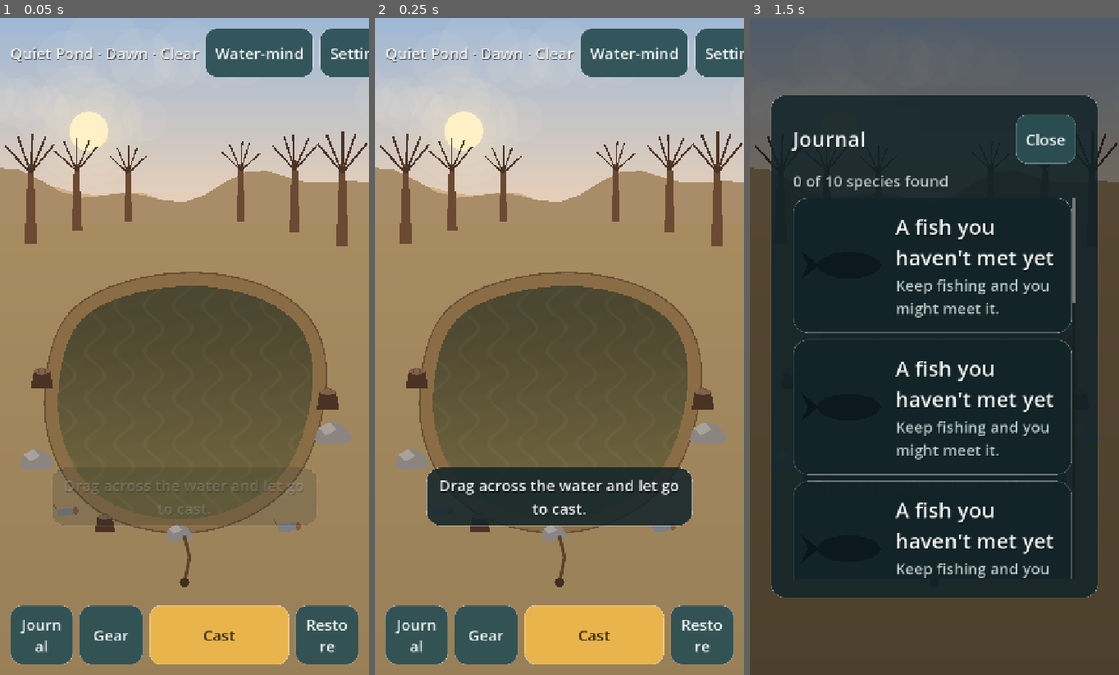
Above: before the commit, frames 1-3 (left to right).
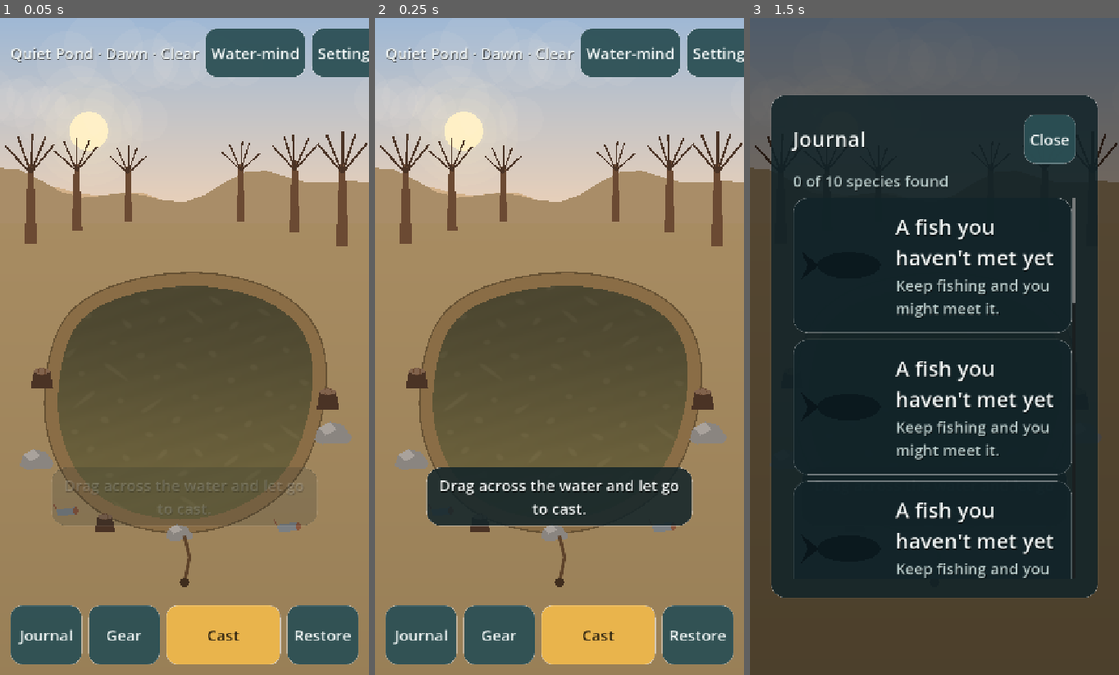
Above: after the commit, the same moments.

Repository: jeiel85/ripple-garden
Game: Godot game, scene res://world/game_root.tscn
The game is run twice, just before and just after one commit, with the same random seed, the same clock (stepped at 60 frames per second) and the same inputs.
Inputs (mouse positions are in pixels of both pictures, inside the frame that each line leads up to):
- Up to frame 1 (0.05 s): no input
- Up to frame 2 (0.25 s): no input
- Up to frame 3 (1.5 s): click "Journal" at 0.5 s; tap Enter at 1.25 s; drag from (934, 346) to (971, 201) at 1.27 s

The runs differ from the first frame. In frame 1, 2.9% of the frame differs, in the area x 4-100%, y 1-99%; in frame 2, 2.9%; in frame 3, 0.3%.

Commit message:
fix(ui): 하단 버튼 단어 중간 줄바꿈 해소, 수면 반짝임을 흩어진 점으로
Android 실기동(1080x2400)에서 Journal/Restore가 단어 중간에서 줄바꿈됨 → 버튼 좌우 여백 20→12, 낚시 버튼 비율 2.2→1.6.
큰 화면에서 규칙적인 물결 줄무늬가 눈에 띔 → 교차하는 두 파동의 곱으로 흩어진 반짝임.

Co-Authored-By: Claude Sonnet 5.5 <noreply@anthropic.com>

Diff:
--- a/godot/ui/hud.gd
+++ b/godot/ui/hud.gd
@@ -87,7 +87,7 @@
 	gear_button = UiKit.button(tr("ui.button.gear"), func() -> void: gear_pressed.emit())
 	cta_button = UiKit.button(tr("ui.cta.cast"), func() -> void: pass, true, UiTheme.TOUCH_MIN_PX * 1.2)
 	cta_button.size_flags_horizontal = Control.SIZE_EXPAND_FILL
-	cta_button.size_flags_stretch_ratio = 2.2
+	cta_button.size_flags_stretch_ratio = 1.6
 	cta_button.button_down.connect(func() -> void: cta_down.emit())
 	cta_button.button_up.connect(func() -> void: cta_up.emit())
 	restore_button = UiKit.button(tr("ui.button.restore"), func() -> void: restore_pressed.emit())
--- a/godot/ui/ui_theme.gd
+++ b/godot/ui/ui_theme.gd
@@ -12,6 +12,8 @@
 const TOUCH_MIN_PX := 96.0
 const TOUCH_MIN_LARGE_PX := 120.0
 const LARGE_UI_FONT_FACTOR := 1.15
+## Side padding inside buttons: small enough that a four-button row still fits a word like "Journal".
+const BUTTON_H_MARGIN := 12
 
 const PANEL := Color(0.07, 0.14, 0.16, 0.86)
 const PANEL_HC := Color(0.0, 0.0, 0.0, 0.94)
@@ -46,7 +48,7 @@
 			"hover": color = BUTTON_HOVER
 			"pressed": color = BUTTON_PRESSED
 			"disabled": color = BUTTON_DISABLED
-		var style := _box(color, Color.WHITE if (state == "focus" or high_contrast) else border, 4 if state == "focus" else border_width, 22)
+		var style := _box(color, Color.WHITE if (state == "focus" or high_contrast) else border, 4 if state == "focus" else border_width, 22, 0, BUTTON_H_MARGIN)
 		if state == "focus":
 			style.bg_color = Color(0, 0, 0, 0)
 			style.draw_center = false
@@ -64,7 +66,7 @@
 			"hover": color = ACCENT.lightened(0.12)
 			"pressed": color = ACCENT_PRESSED
 			"disabled": color = Color(ACCENT, 0.35)
-		theme.set_stylebox(state, "PrimaryButton", _box(color, Color.WHITE if high_contrast else Color(1, 1, 1, 0.25), border_width, 22))
+		theme.set_stylebox(state, "PrimaryButton", _box(color, Color.WHITE if high_contrast else Color(1, 1, 1, 0.25), border_width, 22, 0, BUTTON_H_MARGIN))
 	for color_name in ["font_color", "font_hover_color", "font_pressed_color"]:
 		theme.set_color(color_name, "PrimaryButton", TEXT_DARK)
 	theme.set_color("font_disabled_color", "PrimaryButton", Color(TEXT_DARK, 0.55))
@@ -88,14 +90,14 @@
 	theme.set_stylebox("grabber_area_highlight", "HSlider", _box(ACCENT.lightened(0.15), Color(0, 0, 0, 0), 0, 6, 10))
 	return theme
 
-static func _box(color: Color, border: Color, border_width: int, radius: int, height: int = 0) -> StyleBoxFlat:
+static func _box(color: Color, border: Color, border_width: int, radius: int, height: int = 0, h_margin: int = 20) -> StyleBoxFlat:
 	var style := StyleBoxFlat.new()
 	style.bg_color = color
 	style.border_color = border
 	style.set_border_width_all(border_width)
 	style.set_corner_radius_all(radius)
-	style.content_margin_left = 20
-	style.content_margin_right = 20
+	style.content_margin_left = h_margin
+	style.content_margin_right = h_margin
 	style.content_margin_top = 14
 	style.content_margin_bottom = 14
 	if height > 0:
--- a/godot/world/water.gdshader
+++ b/godot/world/water.gdshader
@@ -21,8 +21,10 @@
 	vec3 base = mix(deep_color.rgb, shallow_color.rgb, smoothstep(0.0, 1.0, depth));
 
 	float t = TIME * motion;
-	float wave = sin(world_pos.x * 0.11 + t * 0.9 + sin(world_pos.y * 0.07 + t * 0.5) * 2.0) * 0.5 + 0.5;
-	float glint = smoothstep(0.92, 1.0, wave) * 0.10 * shimmer;
+	// Two crossing waves multiplied give scattered glints instead of continuous stripes.
+	float wave_a = sin(world_pos.x * 0.09 + t * 0.8 + sin(world_pos.y * 0.05 + t * 0.4) * 2.0) * 0.5 + 0.5;
+	float wave_b = sin(world_pos.y * 0.12 - t * 0.6 + sin(world_pos.x * 0.04 - t * 0.3) * 2.0) * 0.5 + 0.5;
+	float glint = smoothstep(0.78, 0.96, wave_a * wave_b) * 0.11 * shimmer;
 	float soft = (sin(world_pos.y * 0.16 - t * 0.7 + world_pos.x * 0.05) * 0.5 + 0.5) * 0.025 * shimmer;
 	COLOR = vec4(base + vec3(glint + soft), 1.0);
 }
